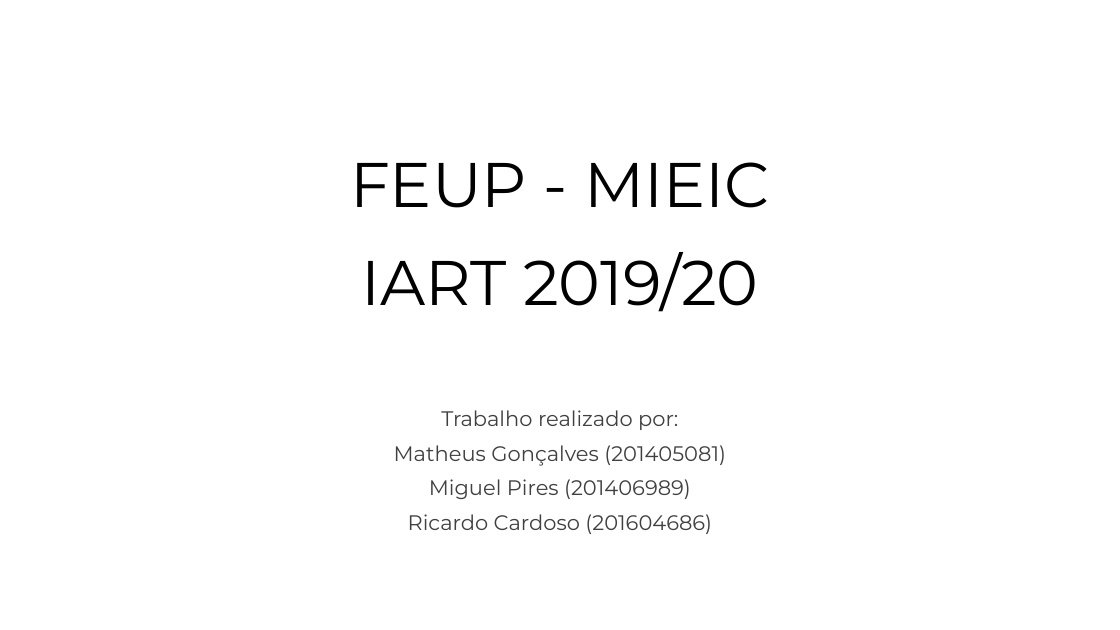
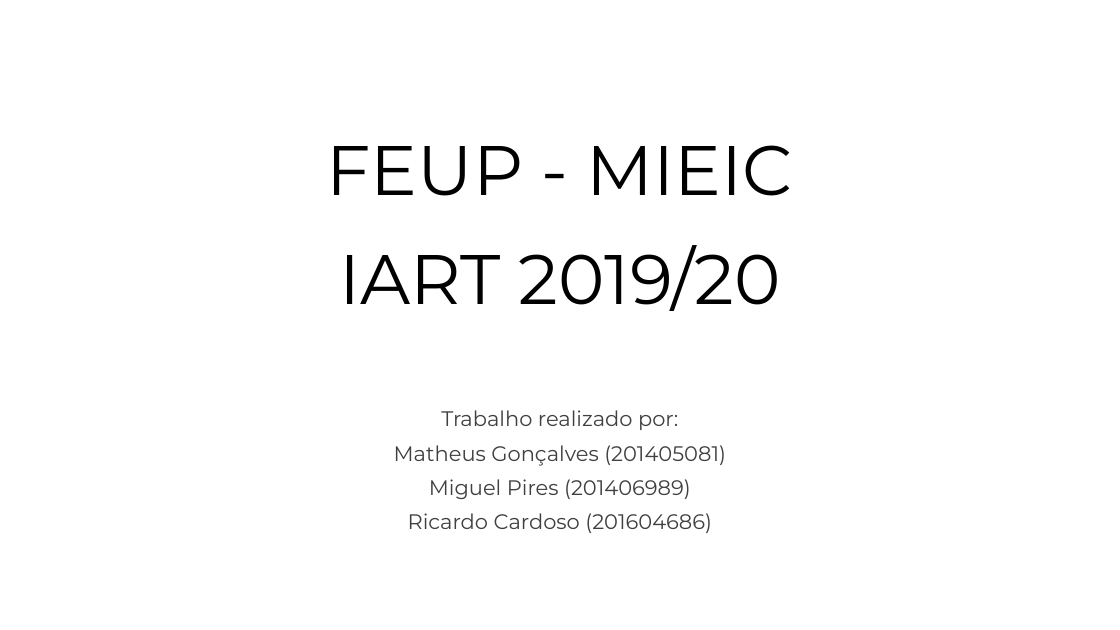
Before and after one commit to matheusPereiraG/IART, a slide deck: slide 1 of FEUP.pptx. Drawn at 1120x630 pixels with LibreOffice and Linux fonts; fonts in the diff are those of the drawing. Boxes give left, top, right and bottom in pixels: in the first picture for what was removed or moved away, otherwise in the second. Text is boxed around its words. In the diff, an @@ line names an element or a change of style, - is before the commit and + after.

```diff
--- a/FEUP.pptx
+++ b/FEUP.pptx
@@ text "FEUP - MIEIC IART 2019/20" at (x1=327, y1=145, x2=793, y2=311): size 54 to 60 pt @@
```
Also in this commit, not shown: 1 other slide changed, 1 slide added, 1 slide removed.
